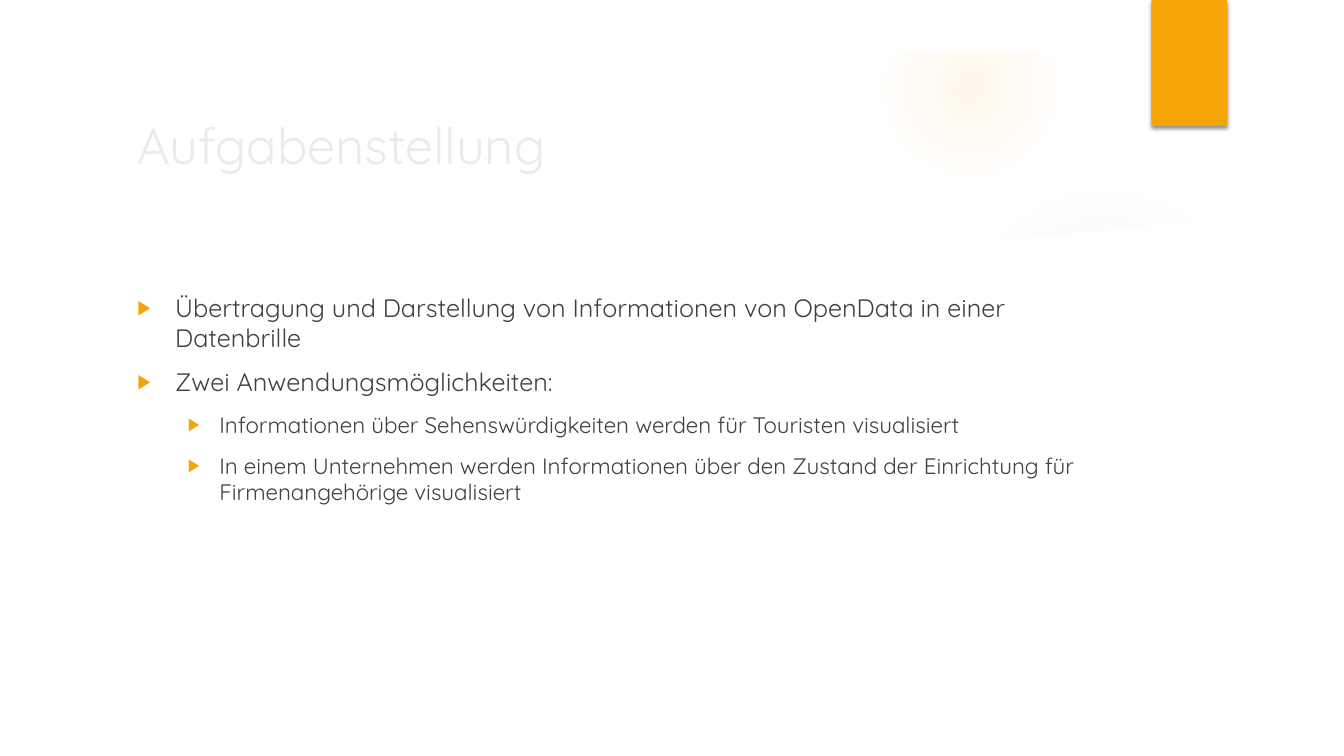
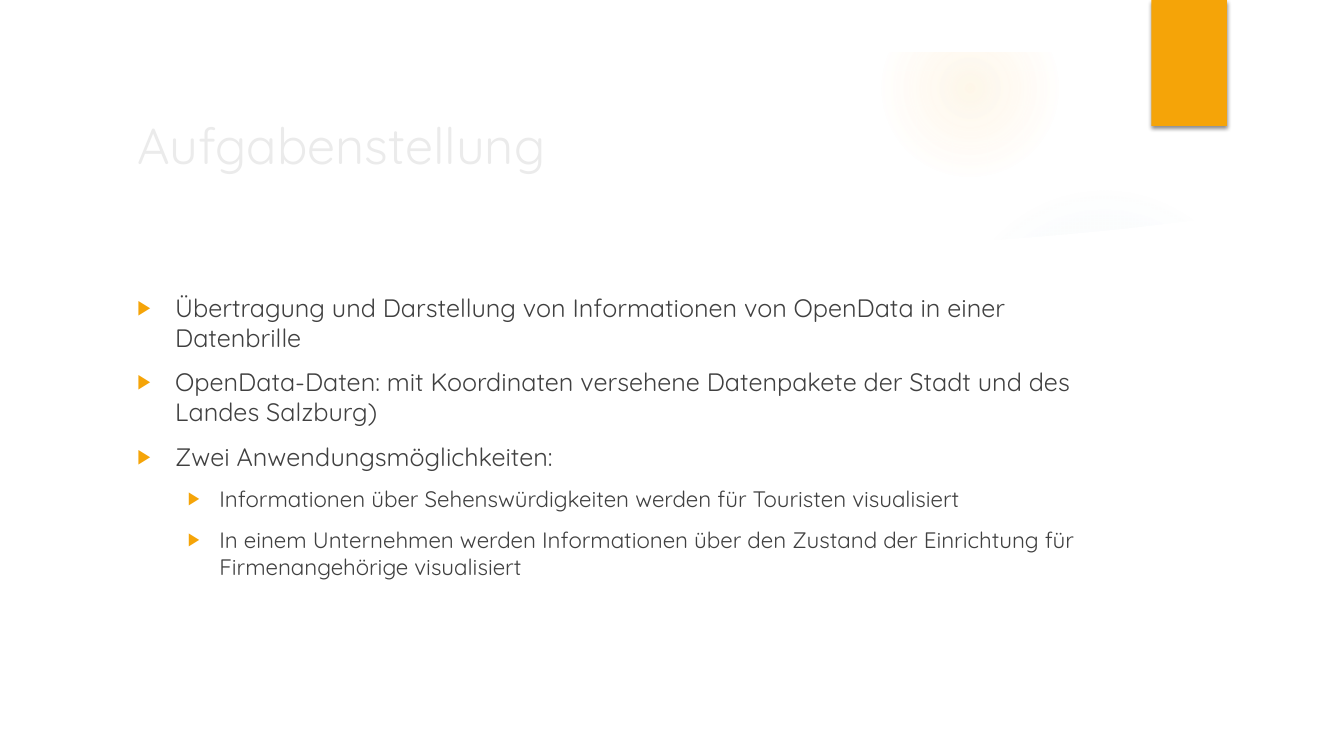
Before and after one commit to FerdinandBrunauer/Diplomarbeit, a slide deck: slide 4 of Planung/Präsentation/Präsentation.pptx. Drawn at 1344x756 pixels with LibreOffice and Linux fonts; fonts in the diff are those of the drawing; background and template pictures are left out. Boxes give left, top, right and bottom in pixels: in the first picture for what was removed or moved away, otherwise in the second. Text is boxed around its words. In the diff, an @@ line names an element or a change of style, - is before the commit and + after.

```diff
--- a/Planung/Präsentation/Präsentation.pptx
+++ b/Planung/Präsentation/Präsentation.pptx
@@ text at box(175, 372, 1070, 426): paragraph added @@
+▶ OpenData-Daten: mit Koordinaten versehene Datenpakete der Stadt und des Landes Salzburg)
```
Also in this commit, not shown: 2 other slides changed, 7 slides added, 1 slide removed, 3 other files.
